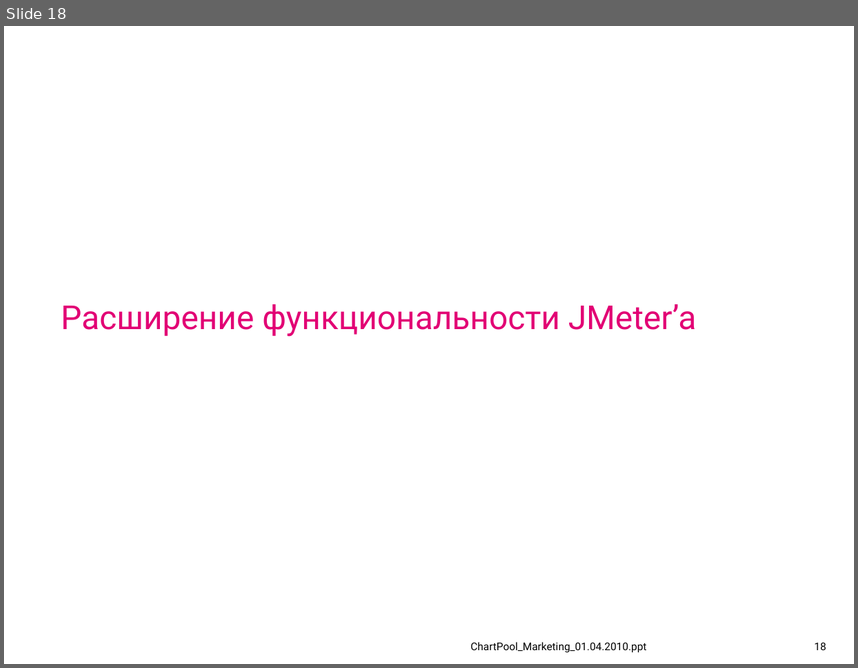
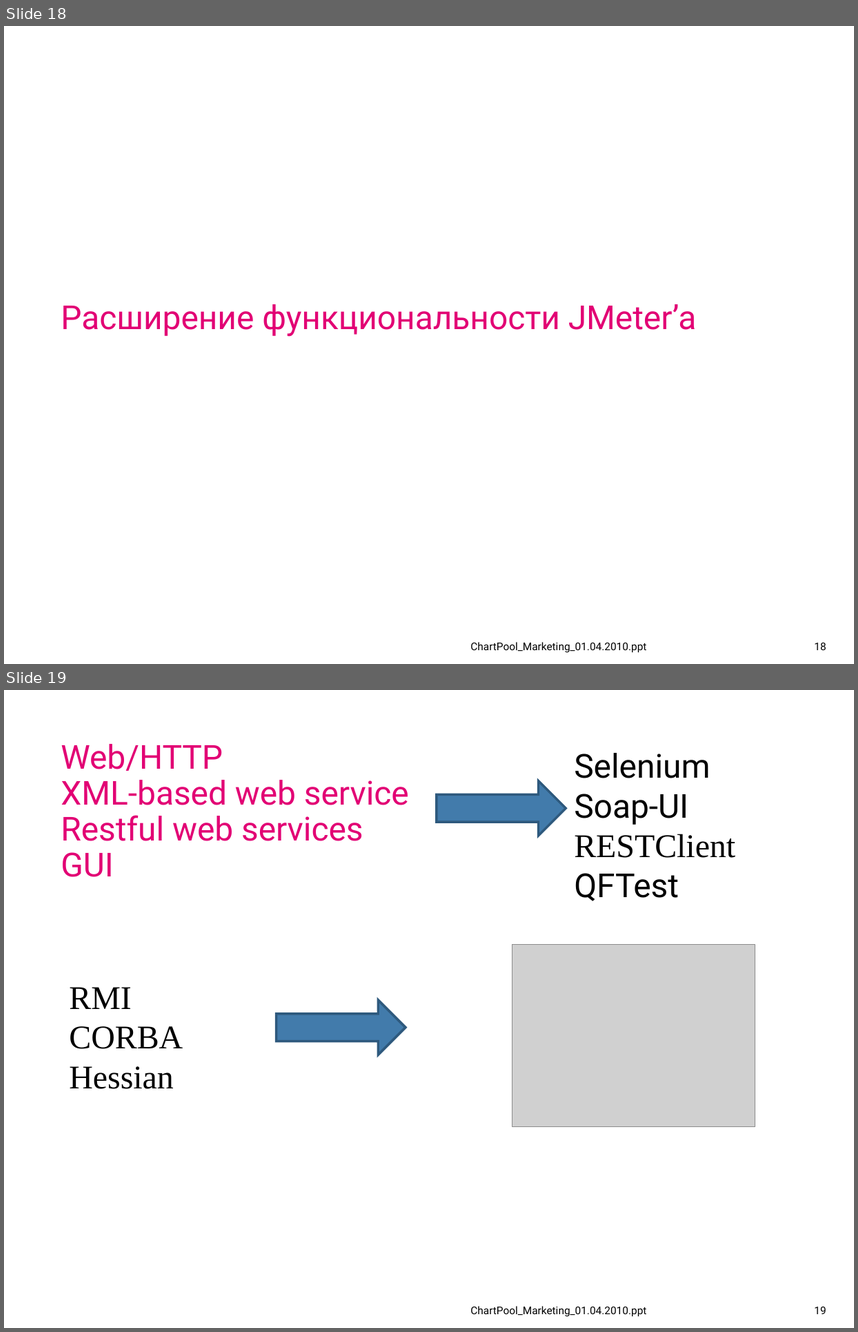
Before and after one commit to IvanCS/JMeterAvtoTestingDemo, a slide deck: documents/presentation.ppt. Shown one above the other, each under a label of ours: slide 18 before the commit, slides 18 and 19 after it. The pictures are 858x668 and 858x1332 pixels, drawn with LibreOffice and Linux fonts; fonts in the diff are those of the drawing; grey boxes stand for pictures; background and template pictures are left out. Boxes give left, top, right and bottom in pixels: in the first picture for what was removed or moved away, otherwise in the second. Text is boxed around its words. In the diff, an @@ line names an element or a change of style, - is before the commit and + after.

```diff
--- a/documents/presentation.ppt
+++ b/documents/presentation.ppt
@@ slide 19 added at [4, 690, 854, 1328], background #FFFFFF @@
@@ title added at [61, 744, 409, 841], 28 pt, text #E20074 @@
+Web/HTTP
+XML-based web service
+Restful web services
+GUI
@@ text added at [574, 753, 735, 901], 28 pt, text #000000 @@
+Selenium
+Soap-UI
+RESTClient
+QFTest
@@ right arrow added at [437, 781, 566, 836], fill #427BAB, outline #2E597D 2.01 pt @@
@@ picture added at [513, 944, 755, 1126] @@
@@ text added at [69, 987, 183, 1089], 28 pt, text #000000 @@
+RMI
+CORBA
+Hessian
@@ right arrow added at [276, 999, 406, 1055], fill #427BAB, outline #2E597D 2.01 pt @@
@@ text added at [470, 1305, 646, 1317], 9 pt, text #000000 @@
+ChartPool_Marketing_01.04.2010.ppt
@@ page number added at [814, 1306, 826, 1314], 9 pt, text #000000 @@
+19
```
Also in this commit, not shown: 7 other slides added.
